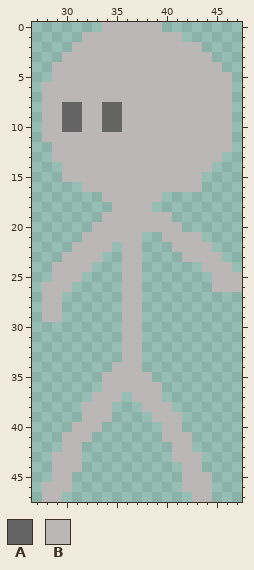
File history of a pixel-art sprite, workspace/image/仮素材/player/歩き左0000.png. The picture above was drawn from the file before the commit.
The file is 48x48 pixels. Shown: x 27..47, y 0..47.
Palette (. is transparent): A #646464  B #bcb7b7
Pixels before, first column x 28:
 0 ......BBBBBB........
 1 ....BBBBBBBBBB......
 2 ...BBBBBBBBBBBBB....
 3 ..BBBBBBBBBBBBBBB...
 4 .BBBBBBBBBBBBBBBBB..
 5 .BBBBBBBBBBBBBBBBBB.
 6 BBBBBBBBBBBBBBBBBBB.
 7 BBBBBBBBBBBBBBBBBBB.
 8 BBAABBAABBBBBBBBBBB.
 9 BBAABBAABBBBBBBBBBB.
10 BBAABBAABBBBBBBBBBB.
11 BBBBBBBBBBBBBBBBBBB.
12 .BBBBBBBBBBBBBBBBBB.
13 .BBBBBBBBBBBBBBBBB..
14 ..BBBBBBBBBBBBBBB...
15 ..BBBBBBBBBBBBBB....
16 ....BBBBBBBBBBBB....
17 ......BBBBBB........
18 .......BBBB.........
19 ......BBBBBBB.......
20 .....BBBBBBBBB......
21 ....BBBBBB..BBBB....
22 ...BBBB.BB...BBBB...
23 ..BBBB..BB....BBBB..
24 .BBBB...BB......BBB.
25 .BBB....BB.......BBB
26 BBB.....BB.......BBB
27 BB......BB..........
28 BB......BB..........
29 BB......BB..........
30 ........BB..........
31 ........BB..........
32 ........BB..........
33 ........BB..........
34 .......BBB..........
35 ......BBBBB.........
36 ......BBBBBB........
37 .....BBB.BBB........
38 ....BBB...BBB.......
39 ....BBB....BBB......
40 ...BBB......BB......
41 ..BBB.......BBB.....
42 ..BB.........BB.....
43 .BBB.........BBB....
44 .BBB..........BB....
45 .BB...........BBB...
46 BBB...........BBB...
47 BB.............BB...
The same view after the edit:
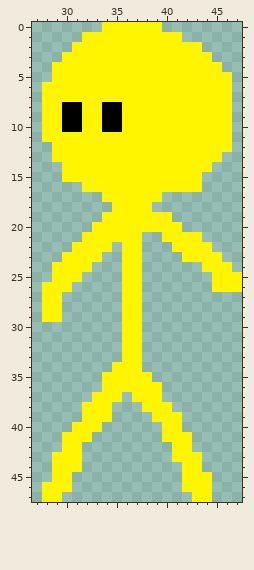
Diff:
colour A: #646464 -> #000000
colour B: #bcb7b7 -> #fff500
Changed places in both pictures, as pixel boxes (x1, y1, x2, y2):
changed: (42, 22, 242, 502)
